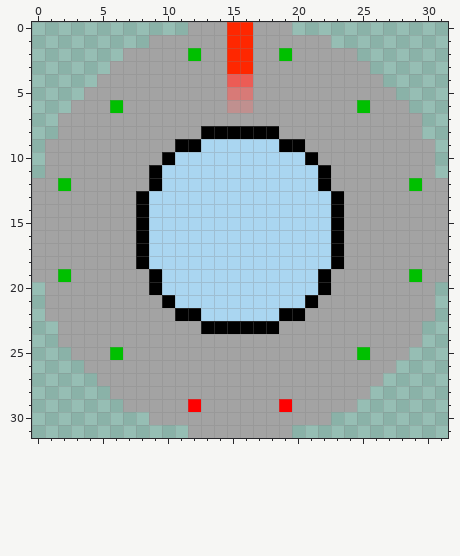
Pixel-art sprite: OpenGLApp/OpenGLApp/resources/textures/spaceship.png. The picture above is the old version.
The file is 32x32 pixels.
Once edited:
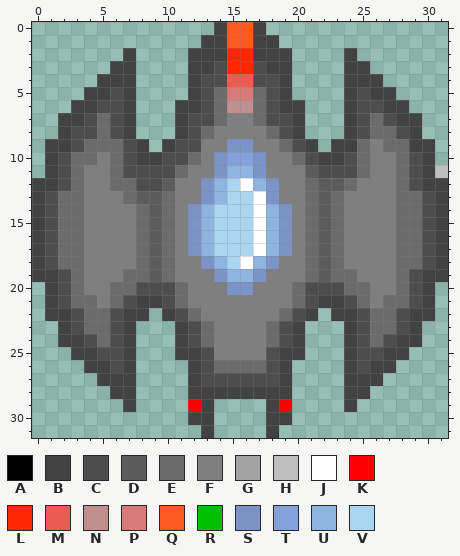
Palette (. is transparent): A #000000  B #424242  C #4d4d4d  D #5c5c5c  E #6b6b6b  F #7f7f7f  G #a3a3a3  H #bfbfbf  J #ffffff  K #ff0000  L #ff2700  M #ec5c55  N #c0908f  P #d87a77  Q #ff591f  R #00c000  S #7b93c7  T #86a0d9  U #8db5e0  V #aad6f1
What changed:
Changed rows in their new state; - is an unchanged pixel.
first column x 0:
 0 ------------..BQQB..------------
 1 ---------....BBQQBB....---------
 2 -------B....BBB--BBB....B-------
 3 ------BB....BBC--CBB....BB------
 4 -----BBB....BCC--CCB....BBB-----
 5 ----BBCB....BCE--ECB....BCBB----
 6 ---BBCCB...BBCE--ECBB...BCCBB---
 7 --BBCECB...BCCEFFECCB...BCECBB--
 8 --BCCECB...BCEFFFFECB...BCEECB--
 9 -BBCEEECB.BCCFFSSFFECB.BBEFEEBB-
10 -BCEEFECBBCCEFSTTSFFECBBCEFFECB-
11 -BCEFFECCCCEFFSUUSFFFDCCCEFFECBH
12 BBCEFFEECCDFFSU-JUSFFEDDEFFFECBB
13 BCEEFFFEDDEFFSU--JSFFEDEFFFFEECB
14 BCEEFFFFEDEFSU---JUSFEDEFFFFEECB
15 BCEEFFFFEDEFSU---JUSFEDEFFFFEECB
16 BCEEFFFFEDEFSU---JUSFEDEFFFFEECB
17 BCEEFFFFEDEFSU---JUSFEDEFFFFEECB
18 BCEEFFFFEDEFFSU-JUSFFEDEFFFFEECB
19 BBCEFFFEEDEFFFSUUSFFFEDEEFFFECBB
20 -BCEFFEECCCEFFFSSFFFECCCEEFFECB-
21 -BCEEFECBBCEFFFFFFFFECBBCEFEECB-
22 -BBCEECBB.BCEFFFFFFECB.BBCEECBB-
23 --BCEECB...BCEFFFFECB...BCEECB--
24 --BBCECB...BCEFFFFECB...BCECBB--
25 ---BBCCB...BBCFFFFCBB...BCCBB---
26 ----BBCB....BCEEEECB....BCBB----
27 -----BBB....BCCCCCCB....BBB-----
28 ------BB....BBBBBBBB....BB------
29 -------B....-B....B-....B-------
30 ---------...BB....BB...---------
31 ------------.B....B.------------
Where, in picture pixels (left, top, right, bottom), the same in both pictures:
changed: (32, 22, 448, 438)
